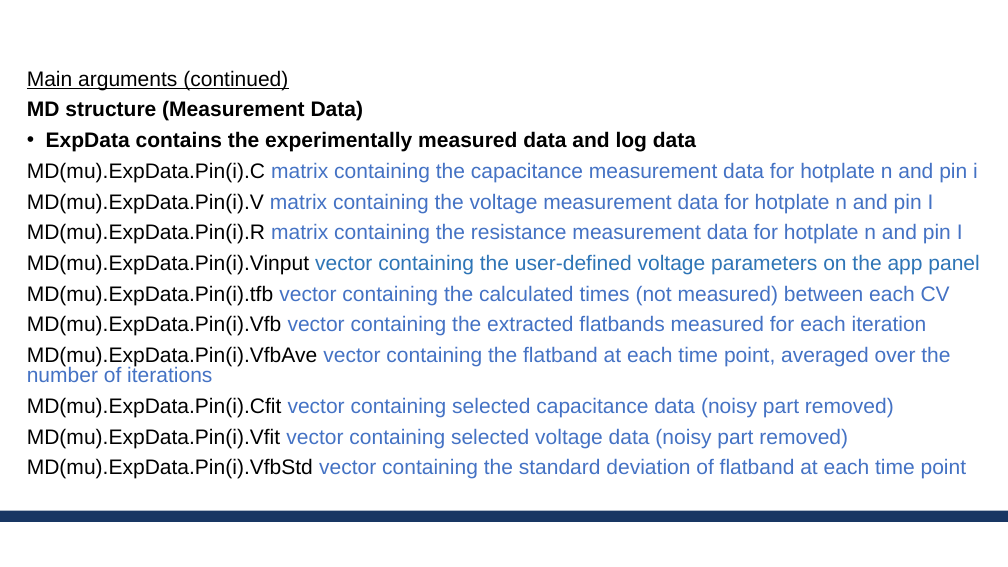
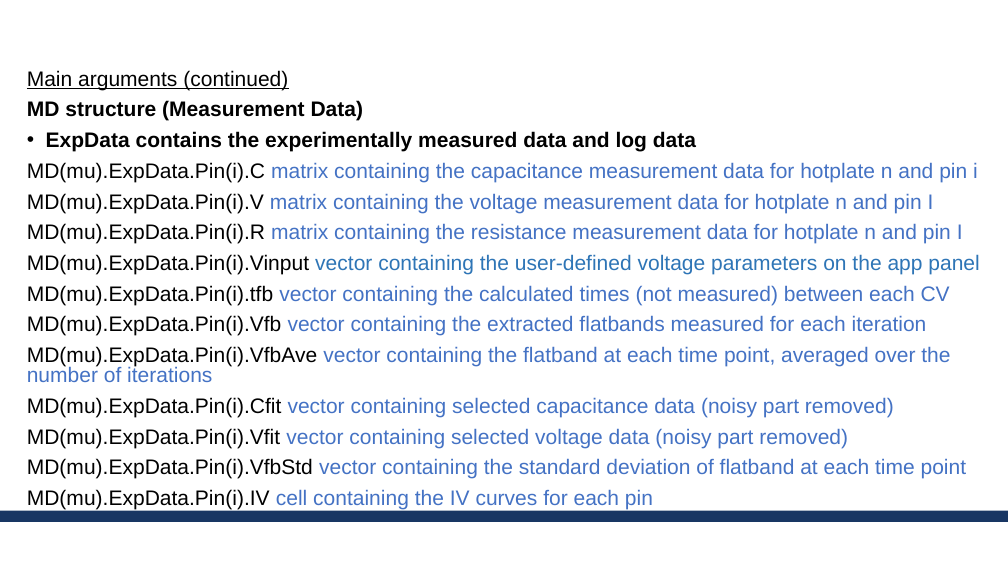
Before and after one commit to erickmartinez/matlabcvapp, a slide deck: slide 9 of AAA_CV_setup_app_design.pptx. Drawn at 1008x567 pixels with LibreOffice and Linux fonts; fonts in the diff are those of the drawing; background and template pictures are left out. Boxes give left, top, right and bottom in pixels: in the first picture for what was removed or moved away, otherwise in the second. Text is boxed around its words. In the diff, an @@ line names an element or a change of style, - is before the commit and + after.

```diff
--- a/AAA_CV_setup_app_design.pptx
+++ b/AAA_CV_setup_app_design.pptx
@@ text at (27, 489, 653, 509): paragraph added @@
+MD(mu).ExpData.Pin(i).IV cell containing the IV curves for each pin
```
Also in this commit, not shown: 2 other slides changed, 2 other files.
